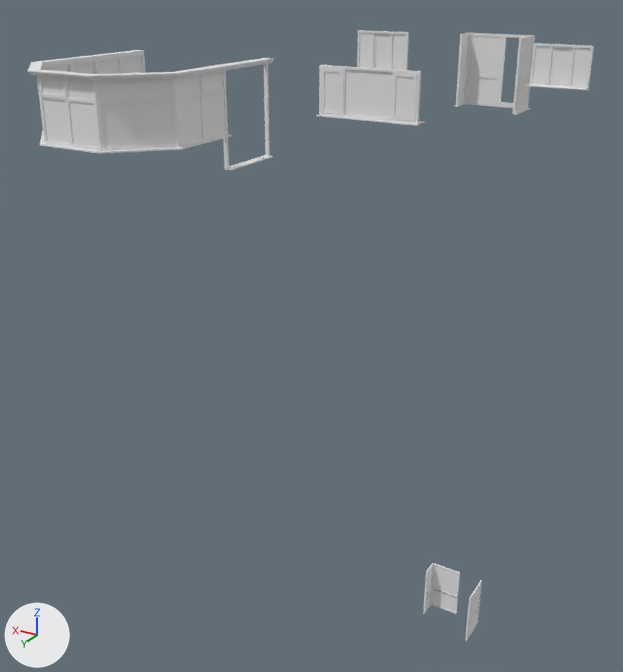
The glTF model na-project-portal/26-Projects/SK02__AscottGardens/30__TrueVision__AppContent/DesignPhase01__ConceptDesign__ExistingBuilding/SK02__Storey__GroundFloor__ExistingWindows__MeshModel__.glb as it was, and as the next commit left it.
The view is the same before and after, from a 50 mm lens placed at (7.0, 35.4, 4.0), pointed at (19.0, 15.5, -6.0). Lighting does not change. The marker at lower left points along +X, +Y and +Z. The older version comes first. Vertices at exactly the same position are counted once.

In view in the first picture: '14__ExistingBuilding__Windows::Default', '14__ExistingBuilding__Windows::MAT101__Glass__ClearDefault' and 1 more.
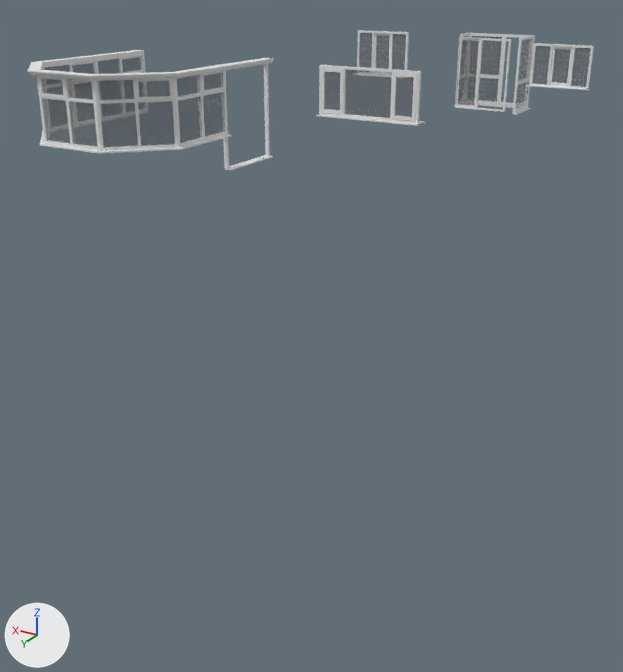
The change, as a list of edits to the scene's bpy script:
```text
Add mat_mat101__glass__cleardefault:
    mat_mat101__glass__cleardefault = principled_material('MAT101__Glass__ClearDefault')
    mat_mat101__glass__cleardefault.base_color = (0.18, 0.188, 0.2)  # grey #76787c
    mat_mat101__glass__cleardefault.roughness = 0.05
    mat_mat101__glass__cleardefault.alpha = 0.32
Change me_mesh_0_14__existingbuilding__windows__mat101__glass__cleardefault:
    used by ob_14__existingbuilding__windows__mat101__glass__cleardefault; location = (0.0, 0.0, 0.0)
    remove me_mesh_0_14__existingbuilding__windows__mat101__glass__cleardefault.from_pydata(...)  # 360 vertices, 540 faces; spans x 13.3..21.6, y 8.8..23.2, z -20.0..2.0
    add me_mesh_0_14__existingbuilding__windows__mat101__glass__cleardefault.from_pydata(...)  # 320 vertices, 480 faces; spans x 13.3..21.6, y 8.8..23.2, z 0.1..2.0
    me_mesh_0_14__existingbuilding__windows__mat101__glass__cleardefault part 1: a new loose piece, a box spanning x 16.51..17.04, y 10.04..10.06, z 0.1..1.955, in mat_mat101__glass__cleardefault (grey #76787c)
    me_mesh_0_14__existingbuilding__windows__mat101__glass__cleardefault part 2: 6 loose pieces with 48 vertices, spanning x 15.3..17.3, y 8.8..9.9, z -20.0..-18.0, are deleted
    me_mesh_0_14__existingbuilding__windows__mat101__glass__cleardefault part 3: 468 faces spanning x 13.3..21.6, y 8.8..23.2, z 0.1..2.0 switch from mat_default (white #e7e7e7) to mat_mat101__glass__cleardefault (grey #76787c)
Change me_mesh_1_14__existingbuilding__windows__default:
    used by ob_14__existingbuilding__windows__default; location = (0.0, 0.0, 0.0)
    remove me_mesh_1_14__existingbuilding__windows__default.from_pydata(...)  # 1131 vertices, 2457 faces; spans x 13.2..21.7, y 8.7..23.4, z -20.0..2.1
    add me_mesh_1_14__existingbuilding__windows__default.from_pydata(...)  # 1071 vertices, 2341 faces; spans x 13.2..21.7, y 8.7..23.4, z -0.1..2.1
    me_mesh_1_14__existingbuilding__windows__default part 4: a new loose piece of 36 vertices spanning x 15.6..17.1, y 10.0..10.1, z 0.0..2.0, in mat_default (white #e7e7e7)
    me_mesh_1_14__existingbuilding__windows__default part 5: 6 loose pieces with 96 vertices, spanning x 15.3..17.4, y 8.7..10.0, z -20.0..-17.9, are deleted
```

Changed parts and their boxes [x1, y1, x2, y2] in the pictures (623 x 672 px):
'14__ExistingBuilding__Windows::MAT101__Glass__ClearDefault', reshaped (81% shorter)
    before: [41, 33, 591, 636]
    after: [41, 33, 591, 147]
'14__ExistingBuilding__Windows::Default', reshaped (77% shorter)
    before: [27, 30, 594, 641]
    after: [27, 30, 594, 170]
part 1 of me_mesh_0_14__existingbuilding__windows__mat101__glass__cleardefault, added
    after: [458, 40, 479, 106]
part 2 of me_mesh_0_14__existingbuilding__windows__mat101__glass__cleardefault, deleted
    before: [425, 566, 481, 636]
part 3 of me_mesh_0_14__existingbuilding__windows__mat101__glass__cleardefault, recoloured
    both: [41, 33, 591, 147]
part 4 of me_mesh_1_14__existingbuilding__windows__default, added
    after: [455, 37, 511, 112]
part 5 of me_mesh_1_14__existingbuilding__windows__default, deleted
    before: [423, 563, 482, 641]
